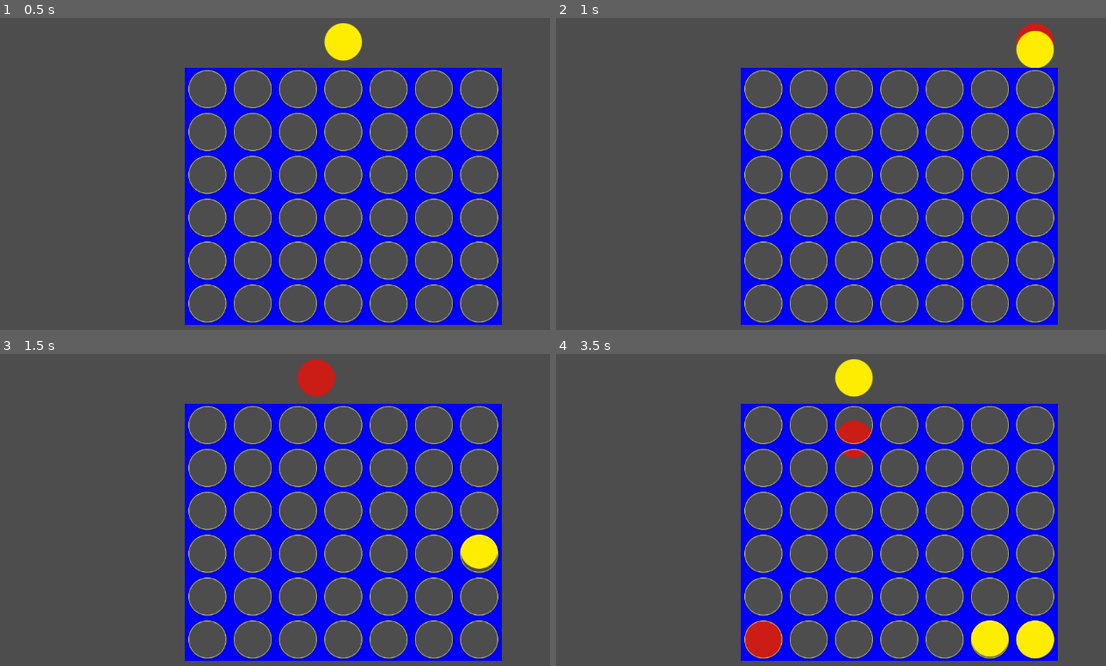
Above: before the commit, frames 1-4 (two rows, left to right).
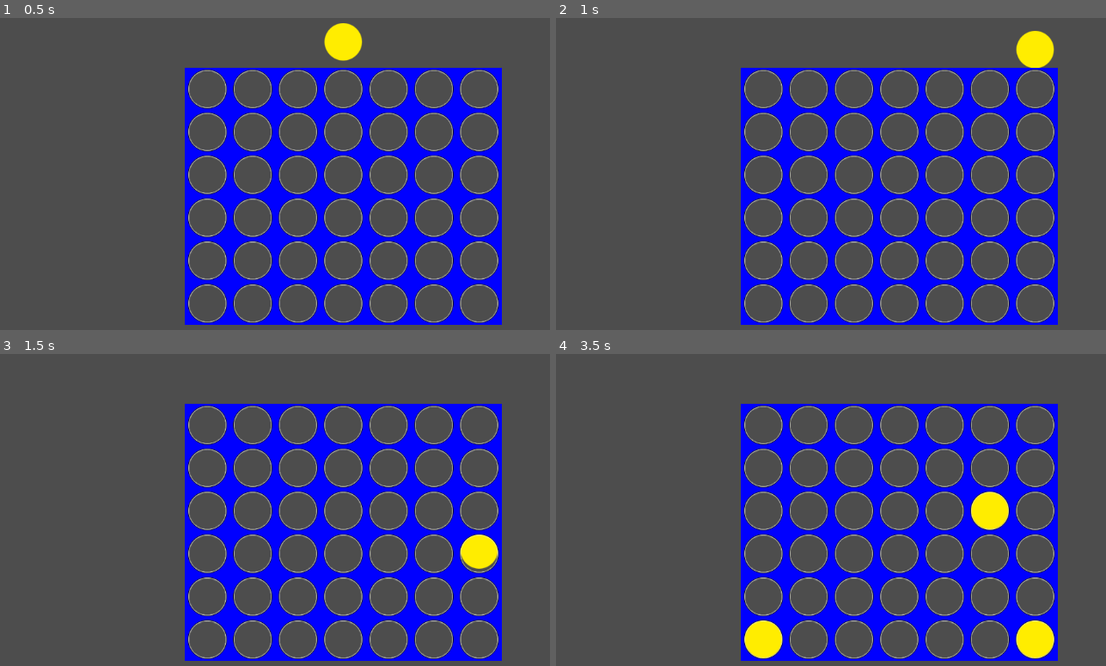
Above: after the commit, the same moments.

Repository: CarpetStudioStudio/vcgjspring2026
Game: Godot game, scene res://scenes/gameplay_area.tscn
Same seed, same stepped clock (60 frames per second), same inputs: the game is played once before the commit and once after it. The engine's default icon, where the game draws it, is replaced by a stand-in: a white triangle on a blue panel in a dark square.
Inputs (mouse positions are in pixels of both pictures, inside the frame that each line leads up to):
- Up to frame 1 (0.5 s): no input
- Up to frame 2 (1 s): tap Enter at 0.5 s; move the mouse to (1051, 177) at 0.52 s; press the mouse at (1051, 177) at 0.53 s
- Up to frame 3 (1.5 s): move the mouse to (203, 550) at 1.27 s; release the mouse at (203, 550) at 1.28 s; click (203, 550) at 1.35 s
- Up to frame 4 (3.5 s): move the mouse to (968, 447) at 2.02 s; press the mouse at (968, 447) at 2.03 s; move the mouse to (864, 609) at 2.77 s; release the mouse at (864, 609) at 2.78 s; click (864, 609) at 2.85 s

Frame 1 is identical in both runs. In frame 2, 0.2% of the frame differs, in the area x 83-91%, y 1-9%; in frame 3, 0.7%; in frame 4, 3.1%, in the area x 34-83%, y 1-98%.

Commit message:
REVERSI!!!

Diff:
--- a/Piece/piece.gd
+++ b/Piece/piece.gd
@@ -1,5 +1,7 @@
 class_name Piece
 extends Sprite2D
+
+signal finished_trans
 
 enum PColor {
 	UNSET,
@@ -15,3 +17,10 @@
 	preload("res://Piece/red_dot.png"),
 	preload("res://Piece/yellow_dot.png")
 ]
+
+func trans(color : PColor) -> void:
+	assert(self.color != color, "cannot transition to self")
+
+	self.color = color
+	await get_tree().create_timer(0.25).timeout
+	finished_trans.emit()
--- a/board/board.gd
+++ b/board/board.gd
@@ -1,6 +1,7 @@
 class_name Board
 extends Resource
 
+signal piece_transition_finished
 
 const ROWS : int = 6
 const COLS : int = 7
@@ -41,6 +42,37 @@
 
 	return ROWS-1
 
+func trans_surroundings(x : int, y : int) -> void:
+	var piece : Piece = get_piece(x,y)
+	assert(piece != null,"no piece exists here")
+
+	var color : Piece.PColor = piece.color
+	for i in range(-1,2,2):
+		for j in range(-1,2,2):
+			if i == 0 and j == 0:
+				continue
+			var x2 : int = x+2*i
+			var y2 : int = y+2*j
+			if not in_bounds(x2,y2):
+				continue
+
+			var opp_piece : Piece = get_piece(x2,y2)
+			if opp_piece == null:
+				continue
+			if opp_piece.color != color:
+				continue
+
+			var trans_piece : Piece = get_piece(x+i,y+j)
+			if trans_piece == null:
+				continue
+			if trans_piece.color == color:
+				continue
+			trans_piece.trans(color)
+			await trans_piece.finished_trans
+	print("test2")
+
+	piece_transition_finished.emit()
+
 func remove_piece(x : int, y : int) -> Piece:
 	var removed_piece : Piece = get_piece(x,y)
 	assert(removed_piece != null, "Trying to remove empty piece")
--- a/scenes/connect_four_board.gd
+++ b/scenes/connect_four_board.gd
@@ -1,6 +1,7 @@
 class_name ConnectFourBoard
 extends Node2D
 
+signal drop_resolved
 var board : Board
 
 func _ready() -> void:
@@ -17,16 +18,19 @@
 func position_to_grid(pos : Vector2) -> Vector2i:
 	return $TileMap.local_to_map(pos)
 
-func drop_piece(piece : Piece, xpos : int) -> Error:
-	var ypos : int = board.find_lowest_empty(xpos)
-	if not board.in_bounds(xpos, ypos):
-		return ERR_INVALID_DATA
-	print("Lowest", ypos)
-	board.set_piece(piece, xpos, ypos)
+func drop_piece(piece : Piece, xpos : int) -> void:
+	var drop_pos : Vector2i = Vector2i(xpos,board.find_lowest_empty(xpos))
+	assert(board.in_bounds(drop_pos.x, drop_pos.y),"not in bounts")
+	print("Lowest", drop_pos.y)
+	board.set_piece(piece, drop_pos.x, drop_pos.y)
 	var tween : Tween = get_tree().create_tween()
 	tween.set_trans(Tween.TRANS_QUAD)
-	tween.tween_property(piece, "position:y", grid_to_position(Vector2i(xpos, ypos)).y,1.0)
-	return OK
+	tween.tween_property(piece, "position:y", grid_to_position(drop_pos).y,1.0)
+	await tween.finished
+	board.piece_transition_finished.connect(func() -> void:
+		drop_resolved.emit()
+	)
+	board.trans_surroundings(drop_pos.x,drop_pos.y)
 
 
 func snap(pos : Vector2) -> Vector2:
--- a/scenes/gameplay_area.gd
+++ b/scenes/gameplay_area.gd
@@ -6,9 +6,10 @@
 
 enum Turn {
 	PLAYER,
-	AI
+	AI,
 }
 var current_player : Turn
+var waiting : bool
 
 ##THESE ARE ARRAY POSITIONS, NOT WORLD SPACE
 var topchip_target_x : int = 0:
@@ -23,10 +24,11 @@
 func set_turn(turn: Turn) -> void:
 	if turn == Turn.PLAYER:
 		current_player = Turn.PLAYER
-		$Dummy.texture = Piece.sprites[Piece.PColor.YELLOW]
+		topchip.texture = Piece.sprites[Piece.PColor.YELLOW]
 	else:
 		current_player = Turn.AI
-		$Dummy.texture = Piece.sprites[Piece.PColor.RED]
+		topchip.texture = Piece.sprites[Piece.PColor.RED]
+	topchip.show()
 
 func _ready() -> void:
 	if randi() % Turn.size() == 0:
@@ -56,6 +58,12 @@
 			queued_drop_x = topchip_target_x
 
 func initiate_drop(x : int) -> void:
+	if $Board.board.find_lowest_empty(x) == -1:
+		return
+
+	waiting = true
+	topchip.hide()
+
 	var new_piece : Piece = temp_piece_packed.instantiate()
 	if(current_player == Turn.PLAYER):
 		new_piece.color = Piece.PColor.YELLOW
@@ -63,12 +71,12 @@
 		new_piece.color = Piece.PColor.RED
 	add_child(new_piece)
 	new_piece.global_position = $Board.grid_to_position(Vector2i(x,-1))
-	var err = $Board.drop_piece(new_piece,x)
+	$Board.drop_piece(new_piece,x)
 
-	if err == OK:
-		if(current_player == Turn.PLAYER):
-			set_turn(Turn.AI)
-		else:
-			set_turn(Turn.PLAYER)
+	await $Board.drop_resolved
+	if(current_player == Turn.PLAYER):
+		topchip.global_position.x = 1000
+		set_turn(Turn.AI)
 	else:
-		new_piece.queue_free()
+		topchip.global_position.x = -1000
+		set_turn(Turn.PLAYER)
--- a/scenes/gameplay_area.tscn
+++ b/scenes/gameplay_area.tscn
@@ -7,9 +7,9 @@
 [ext_resource type="PackedScene" uid="uid://dv142aw4n8270" path="res://board/connect_four_tilemap.tscn" id="4_tcirx"]
 
 [sub_resource type="Curve" id="Curve_erxlv"]
-_limits = [0.0, 1500.0, 0.0, 500.0]
-_data = [Vector2(0, 380), 0.0, 0.0, 0, 0, Vector2(372.5, 1297.7528), 0.0, 0.0, 0, 0]
-point_count = 2
+_limits = [0.0, 2000.0, 0.0, 1000.0]
+_data = [Vector2(0, 380), 0.0, 0.0, 0, 0, Vector2(372.5, 1300), 0.0, 0.0, 0, 0, Vector2(745, 1300), 0.0, 0.0, 0, 0, Vector2(1000, 2000), 0.0, 0.0, 0, 0]
+point_count = 4
 
 [node name="GameplayArea" type="Node2D" unique_id=1961209254]
 script = ExtResource("1_cs01o")
